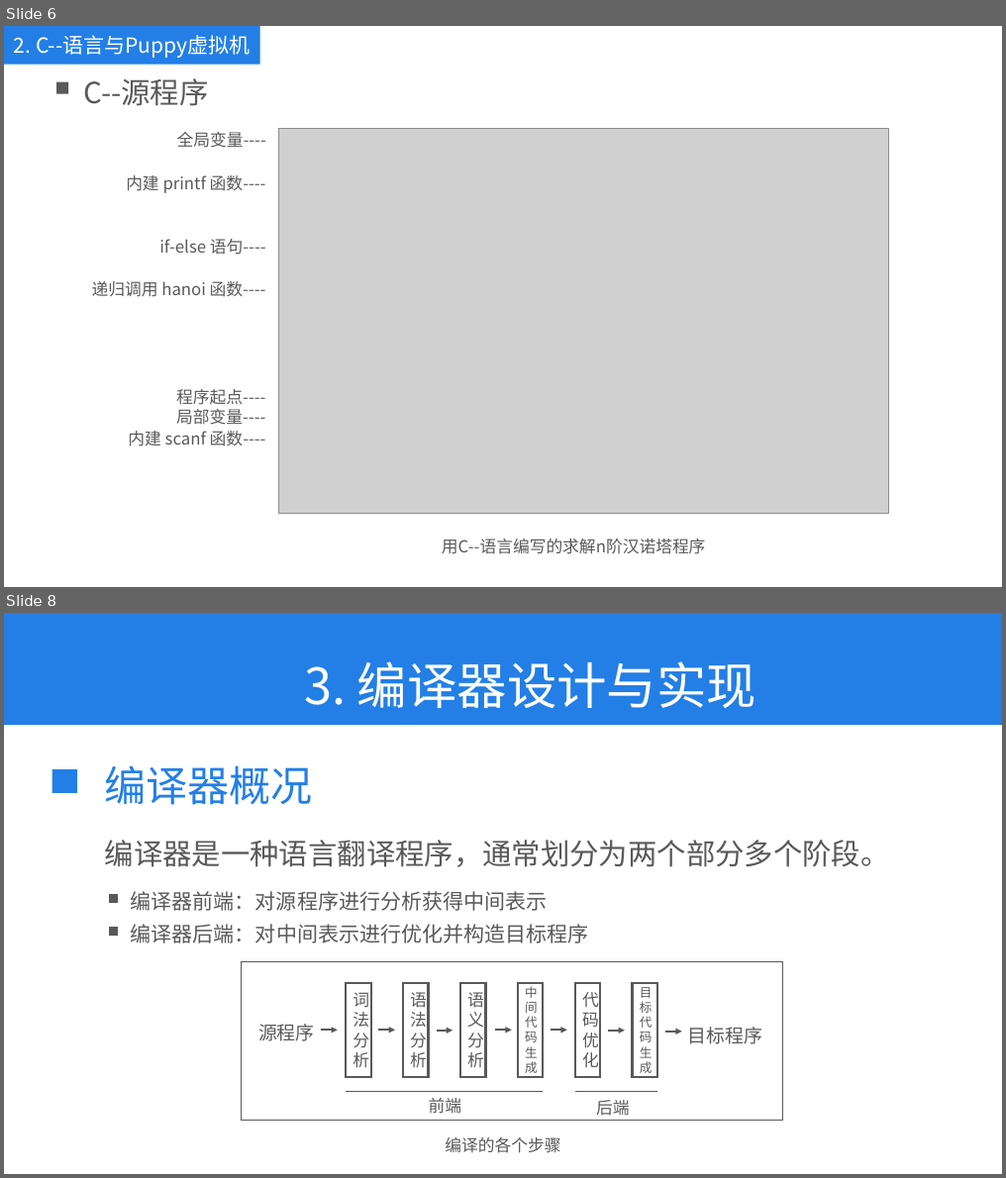
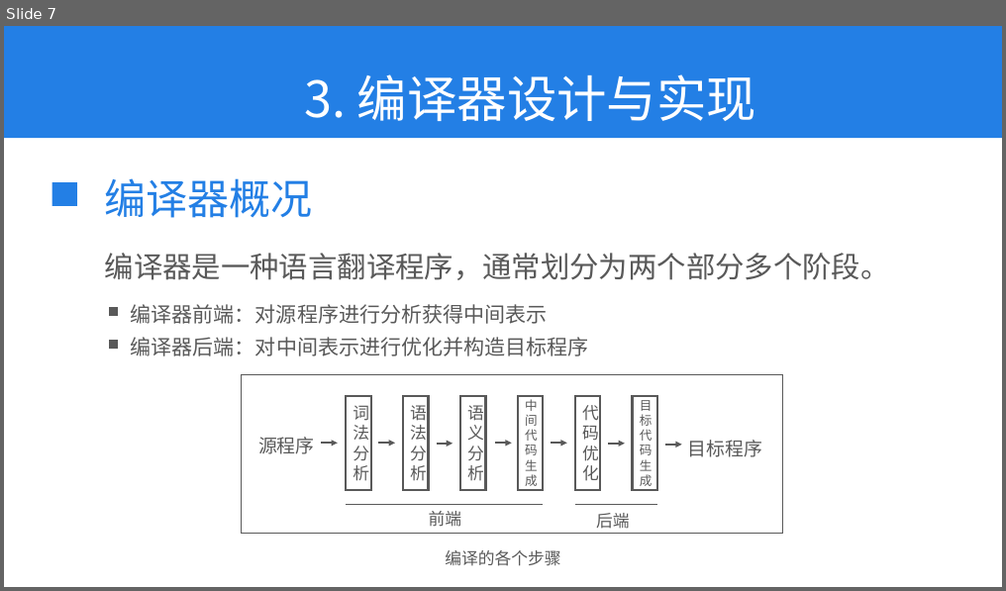
Before and after one commit to kkli28/cc, a slide deck: 论文相关/答辩ppt.pptx. Shown one above the other, each under a label of ours: slides 6 and 8 before the commit, slide 7 after it; the slides between them are not shown. The pictures are 1006x1178 and 1006x591 pixels, drawn with LibreOffice and Linux fonts; fonts in the diff are those of the drawing; grey boxes stand for pictures. Boxes give left, top, right and bottom in pixels: in the first picture for what was removed or moved away, otherwise in the second. Text is boxed around its words. In the diff, an @@ line names an element or a change of style, - is before the commit and + after.

```diff
--- a/论文相关/答辩ppt.pptx
+++ b/论文相关/答辩ppt.pptx
@@ slide 6 removed at (4,26,1002,587), background #FFFFFF @@
@@ rectangle removed at (4,26,260,65) @@
-2. C--语言与Puppy虚拟机
@@ rectangle removed at (56,82,68,94) @@
@@ text removed at (83,78,208,106) @@
-C--源程序
@@ text removed at (177,132,266,148) @@
-全局变量----
@@ picture removed at (279,129,889,514) @@
@@ text removed at (126,175,266,193) @@
-内建 printf 函数----
@@ text removed at (159,239,266,255) @@
-if-else 语句----
@@ text removed at (92,281,266,297) @@
-递归调用 hanoi 函数----
@@ text removed at (176,389,265,405) @@
-程序起点----
@@ text removed at (176,409,265,425) @@
-局部变量----
@@ text removed at (128,431,266,447) @@
-内建 scanf 函数----
@@ text removed at (442,539,706,555) @@
-用C--语言编写的求解n阶汉诺塔程序
@@ what was slide 8 is now slide 7 @@
```
Also in this commit, not shown: 12 slides changed, 5 other slides removed, 7 other files.
